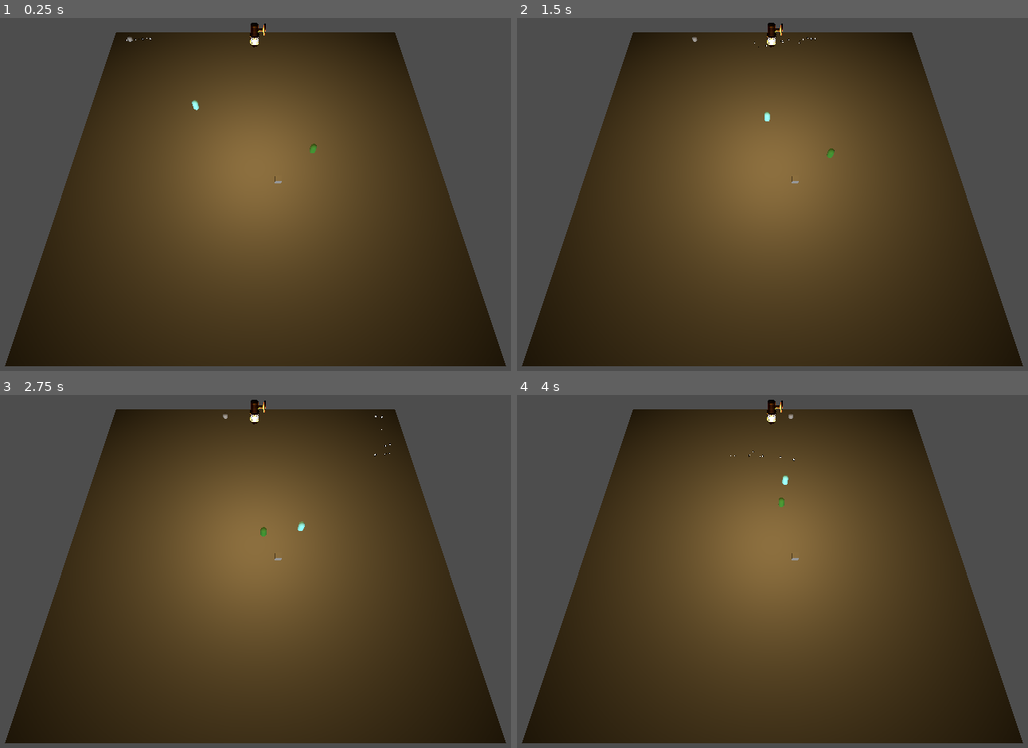
Above: before the commit, frames 1-4 (two rows, left to right).
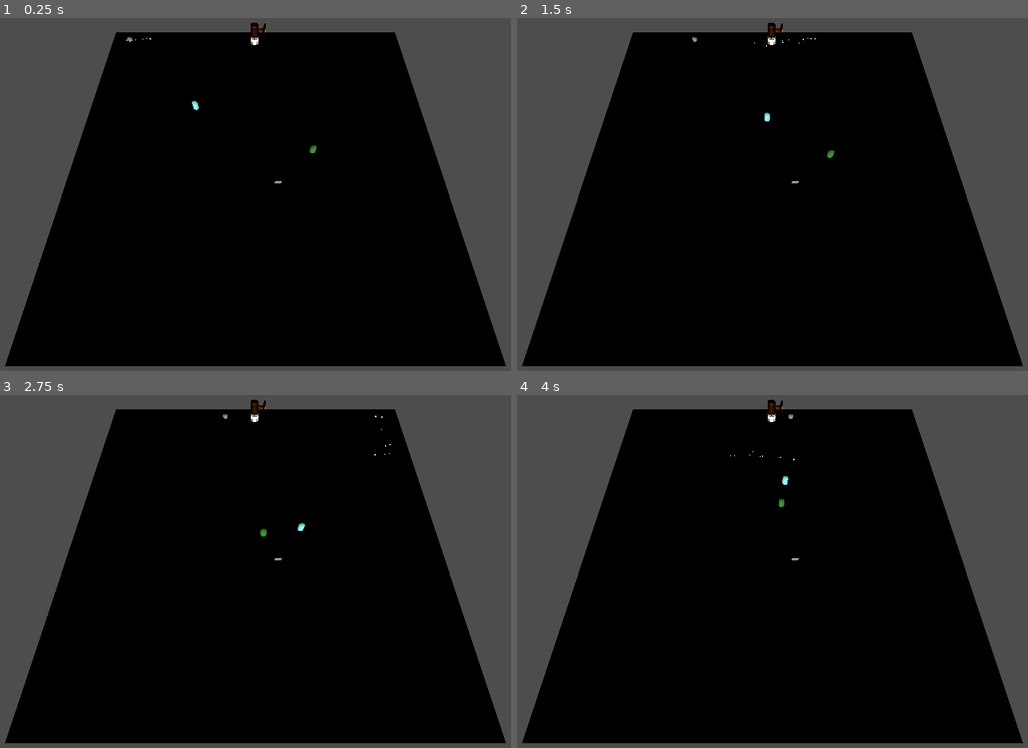
Above: after the commit, the same moments.

Repository: FlyingCowMaster/Shared-Custody
Game: Godot game, scene res://scenes/main.tscn
Same seed, same stepped clock (60 frames per second), same inputs: the game is played once before the commit and once after it.
Inputs:
- Up to frame 1 (0.25 s): no input
- Up to frame 2 (1.5 s): hold D (move_right) 0.53-1.28 s; hold Shift (possesion) 0.53-1.28 s; hold S (move_down) from 1.28 s (still down); tap Down (move_down2) at 1.35 s
- Up to frame 3 (2.75 s): tap Shift (possesion) at 1.55, 2.3 s; release S (move_down) at 2.03 s; hold D (move_right) from 2.03 s (still down); hold Left (move_left2) from 2.03 s (still down)
- Up to frame 4 (4 s): release D (move_right) at 2.78 s; release Left (move_left2) at 2.78 s; hold W (move_up) 2.78-3.53 s; tap Right (move_right2) at 2.85 s; tap Shift (possesion) at 3.05, 3.8 s; hold A (move_left) from 3.53 s (still down); hold Up (move_up2) from 3.53 s (still down)

The runs differ from the first frame. In frame 1, 72% of the frame differs, in the area x 0-100%, y 2-99%; in frame 2, 72%; in frame 3, 72%; in frame 4, 72%.
Error before the commit: Invalid assignment of property or key 'visible' with value of type 'bool' on a base object of type 'null instance'. (res://scripts/light_bulb.gd:22)

Commit message:
Possession (i give up, joey please fix)

Diff:
--- a/shared-custody/project.godot
+++ b/shared-custody/project.godot
@@ -24,6 +24,10 @@
 [dotnet]
 
 project/assembly_name="shared-custody"
+
+[global_group]
+
+possesionObject=""
 
 [input]
 
--- a/shared-custody/scenes/characters/father.tscn
+++ b/shared-custody/scenes/characters/father.tscn
@@ -25,7 +25,6 @@
 transform = Transform3D(3, 0, 0, 0, 3, 0, 0, 0, 3, 0, 0, 0)
 collision_layer = 2
 collision_mask = 2
-monitoring = false
 
 [node name="PossesionShape" type="CollisionShape3D" parent="Area3D"]
 shape = SubResource("BoxShape3D_12txw")
--- a/shared-custody/scenes/light_bulb.tscn
+++ b/shared-custody/scenes/light_bulb.tscn
@@ -1,10 +1,19 @@
-[gd_scene load_steps=3 format=3 uid="uid://ckoq51a42mi66"]
+[gd_scene load_steps=4 format=3 uid="uid://ckoq51a42mi66"]
 
 [ext_resource type="Script" uid="uid://b83rt4fovminj" path="res://scripts/light_bulb.gd" id="1_e3e1c"]
-[ext_resource type="PackedScene" uid="uid://df0jbqwmlery6" path="res://scenes/wall_lamp_2.tscn" id="1_vthir"]
+[ext_resource type="PackedScene" path="res://scenes/wall_lamp_2.tscn" id="1_vthir"]
 
-[node name="LightBulb" type="Node3D"]
+[sub_resource type="BoxShape3D" id="BoxShape3D_vthir"]
+size = Vector3(6, 5, 3)
+
+[node name="LightFixture" type="Area3D" node_paths=PackedStringArray("area")]
+collision_layer = 6
 script = ExtResource("1_e3e1c")
+area = NodePath(".")
+
+[node name="CollisionShape3D" type="CollisionShape3D" parent="."]
+transform = Transform3D(1, 0, 0, 0, 1, 0, 0, 0, 1, 2.5, -1, 0)
+shape = SubResource("BoxShape3D_vthir")
 
 [node name="WALL_LAMP_2" parent="." instance=ExtResource("1_vthir")]
 transform = Transform3D(15, 0, 0, 0, 15, 0, 0, 0, 15, 0, 0, 0)
--- a/shared-custody/scripts/father.gd
+++ b/shared-custody/scripts/father.gd
@@ -57,16 +57,17 @@
 			isPossesing = false
 			posessed.call(possesionFunc)
 			$MeshInstance3D.show()
-		get_tree().create_timer(2).timeout.connect(func(): canPosess = true)
+		get_tree().create_timer(0.5).timeout.connect(func(): canPosess = true)
 
 func _on_area_3d_body_entered(body: Node3D) -> void:
-	print(body.name)
+	print("Dad entered ", body.name)
 	if body.has_method("togglePossesion"):
 		body.call("togglePossesion")
 		$MeshInstance3D.visible = false
 		posessed = body
 		isPossesing = true
 		possesionFunc = "togglePossesion"
+
 	elif body.has_method("togglePossesionDad"):
 		print("found dad")
 		body.call("togglePossesionDad")
@@ -74,3 +75,10 @@
 		posessed = body
 		isPossesing = true
 		possesionFunc = "togglePossesionDad"
+
+	elif body.get_parent().has_method("togglePossesion"):
+		body.get_parent().call("togglePossesion")
+		$MeshInstance3D.visible = false
+		posessed = body
+		isPossesing = true
+		possesionFunc = "togglePossesion"
--- a/shared-custody/scripts/light_bulb.gd
+++ b/shared-custody/scripts/light_bulb.gd
@@ -1,10 +1,12 @@
 extends Node3D
 
 @export var isPossesed = false
+@export var area: Area3D
+
 var light
 
 func _ready():
-	light = $"../WALL_LAMP_2/OmniLight3D"
+	light = $WALL_LAMP_2/OmniLight3D
 
 func togglePossesion():
 	isPossesed = !isPossesed
@@ -15,10 +17,10 @@
 
 func turn_on_light():
 	light.visible = true
-	$".".set_collision_layer_value(5, false)
+	area.set_collision_layer_value(5, false)
 	#print("Going")
 
 func turn_off_light():
 	light.visible = false
-	$".".set_collision_layer_value(5, true)
+	area.set_collision_layer_value(5, true)
 	#print("Stopping")
--- a/shared-custody/scripts/mother.gd
+++ b/shared-custody/scripts/mother.gd
@@ -57,7 +57,7 @@
 			isPossesing = false
 			posessed.call(possesionFunc)
 			$MeshInstance3D.show()
-		get_tree().create_timer(2).timeout.connect(func(): canPosess = true)
+		get_tree().create_timer(0.5).timeout.connect(func(): canPosess = true)
 
 func _on_area_3d_body_entered(body: Node3D) -> void:
 	print(body)
@@ -73,3 +73,9 @@
 		isPossesing = true
 		body.call("togglePossesionMom")
 		possesionFunc = "togglePossesionMom"
+	elif body.get_parent().has_method("togglePossesion"):
+		body.get_parent().call("togglePossesion")
+		$MeshInstance3D.visible = false
+		posessed = body
+		isPossesing = true
+		possesionFunc = "togglePossesion"
